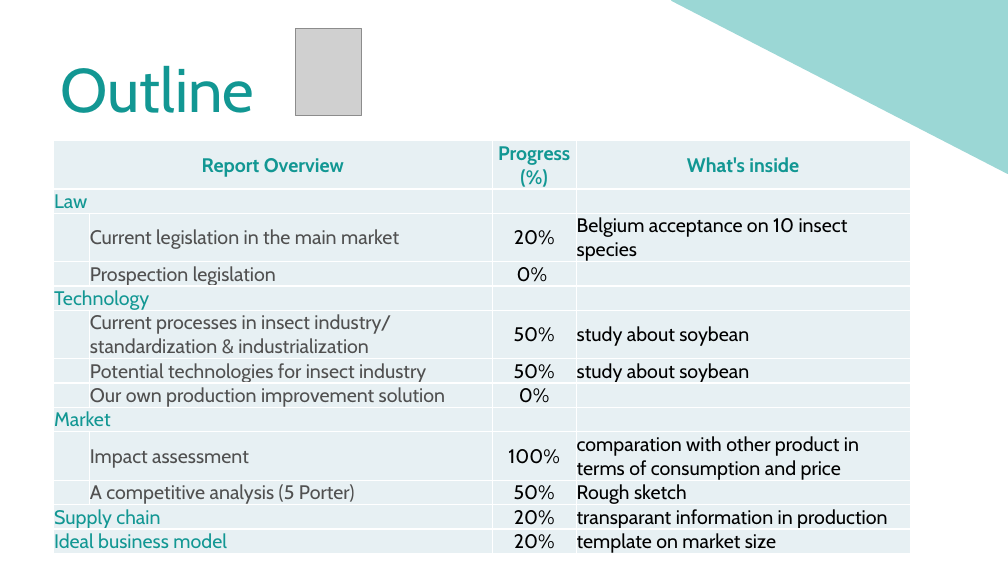
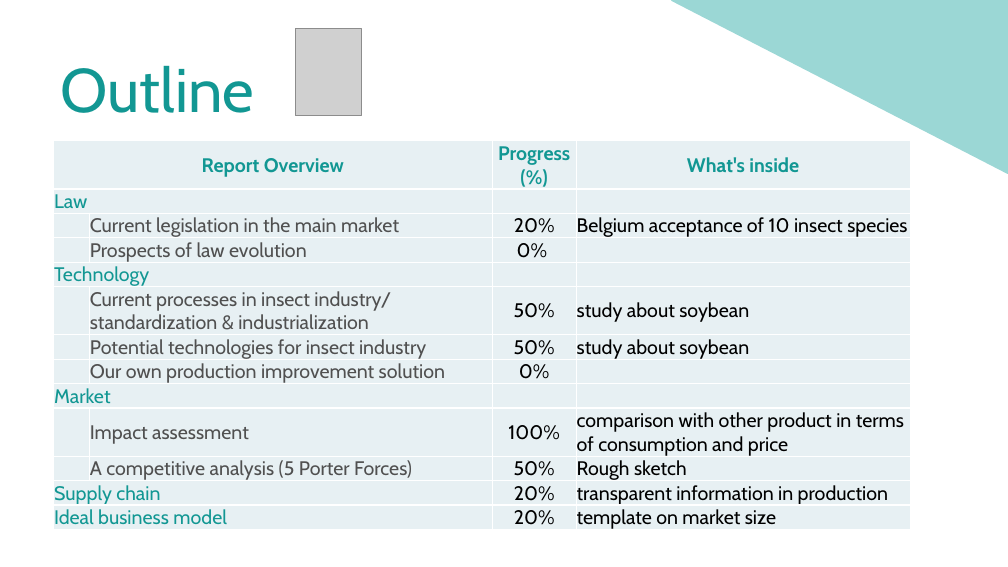
Before and after one commit to MFloru/Bacchus-R1, a slide deck: slide 7 of Logo-powerpoint/3rd presentation (2nd revised).pptx. Drawn at 1008x567 pixels with LibreOffice and Linux fonts; fonts in the diff are those of the drawing; grey boxes stand for pictures. Boxes give left, top, right and bottom in pixels: in the first picture for what was removed or moved away, otherwise in the second. Text is boxed around its words. In the diff, an @@ line names an element or a change of style, - is before the commit and + after.

```diff
--- a/Logo-powerpoint/3rd presentation (2nd revised).pptx
+++ b/Logo-powerpoint/3rd presentation (2nd revised).pptx
@@ table at (x1=53, y1=141, x2=910, y2=533) @@
-row 3, column 4: Belgium acceptance on 10 insect species
+row 3, column 4: Belgium acceptance of 10 insect species
-row 4, column 2: Prospection legislation
+row 4, column 2: Prospects of law evolution
-row 10, column 4: comparation with other product in terms of consumption and price
+row 10, column 4: comparison with other product in terms of consumption and price
-row 11, column 2: A competitive analysis (5 Porter)
+row 11, column 2: A competitive analysis (5 Porter Forces)
-row 12, column 4: transparant information in production
+row 12, column 4: transparent information in production
```
Also in this commit, not shown: 2 other slides changed, 1 other file.
